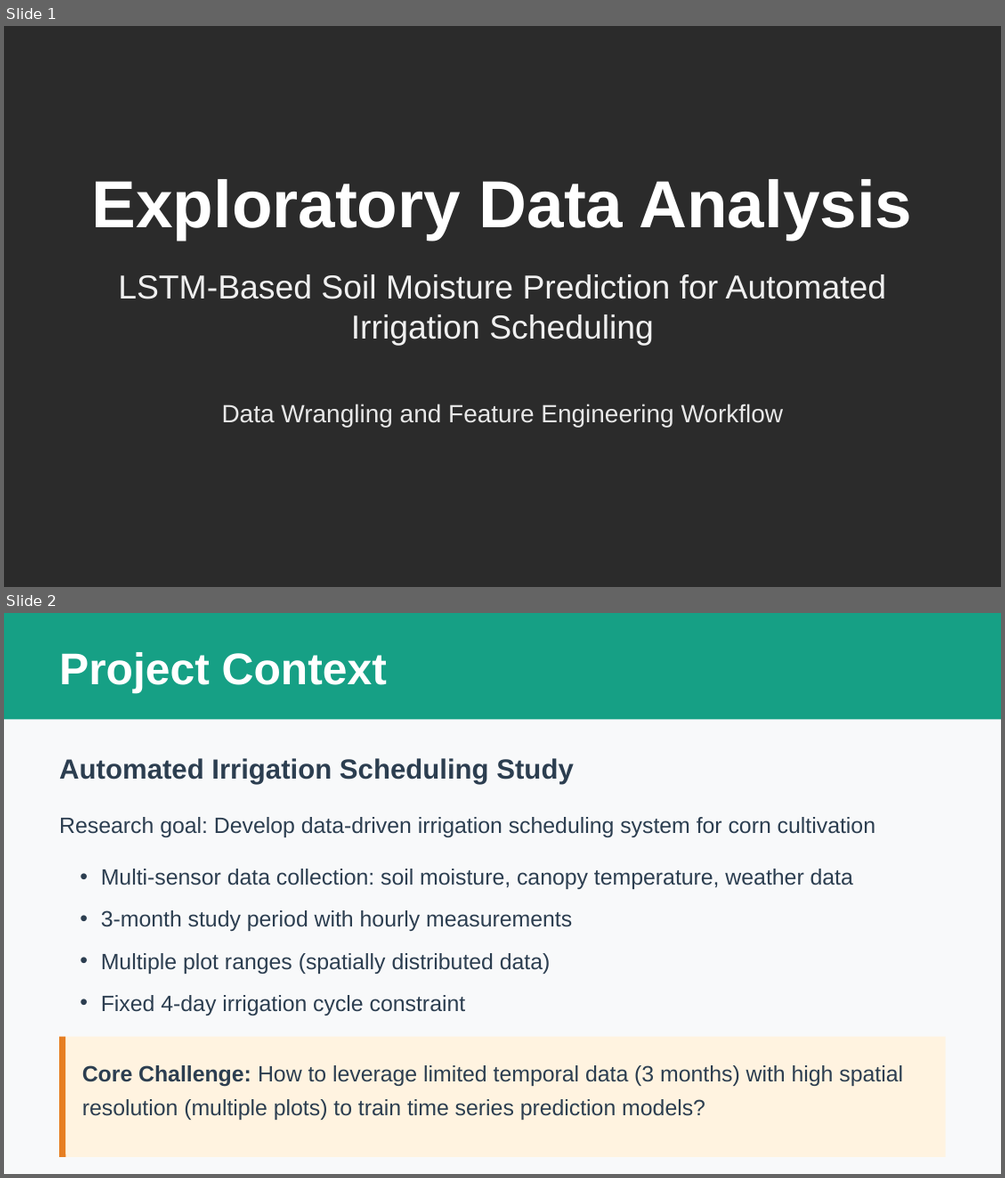
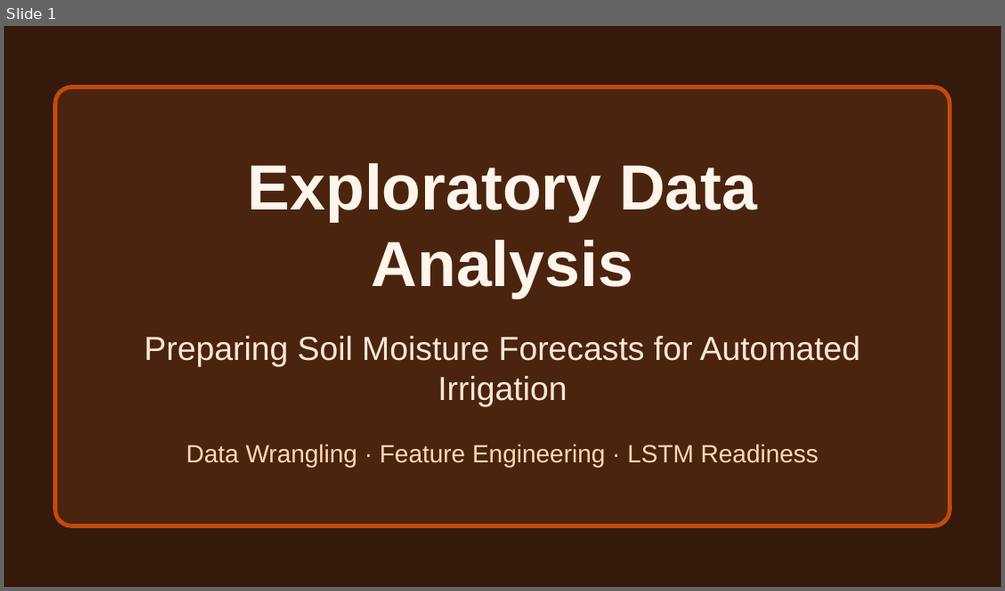
Before and after one commit to Bryan-Nsoh/slide-maker, a slide deck: workspace/presentations/eda-lstm-vwc-prediction.pptx. Shown one above the other, each under a label of ours: slides 1 and 2 before the commit, slide 1 after it. The pictures are 1005x1178 and 1005x591 pixels, drawn with LibreOffice and Linux fonts; fonts in the diff are those of the drawing; background and template pictures are left out; a plain dark background stands for a picture behind light text. Boxes give left, top, right and bottom in pixels: in the first picture for what was removed or moved away, otherwise in the second. Text is boxed around its words. In the diff, an @@ line names an element or a change of style, - is before the commit and + after.

```diff
--- a/workspace/presentations/eda-lstm-vwc-prediction.pptx
+++ b/workspace/presentations/eda-lstm-vwc-prediction.pptx
@@ slide 2 removed at (4, 613, 1001, 1174), background #F8F9FA @@
@@ rectangle removed at (4, 613, 1001, 720) @@
@@ text removed at (59, 652, 387, 694) @@
-Project Context
@@ text removed at (59, 758, 574, 784) @@
-Automated Irrigation Scheduling Study
@@ text removed at (59, 817, 875, 837) @@
-Research goal: Develop data-driven irrigation scheduling system for corn cultivation
@@ text removed at (101, 868, 853, 1015) @@
-• Multi-sensor data collection: soil moisture, canopy temperature, weather data
-• 3-month study period with hourly measurements
-• Multiple plot ranges (spatially distributed data)
-• Fixed 4-day irrigation cycle constraint
@@ rectangle removed at (60, 1037, 946, 1158) @@
@@ line removed from (63, 1037) to (63, 1158) @@
@@ text removed at (82, 1065, 903, 1119) @@
-Core Challenge: How to leverage limited temporal data (3 months) with high spatial resolution (multiple plots) to train time series prediction models?
@@ slide 1 changed as well @@
@@ background picture (left out) to #35190B @@
@@ rounded rectangle added at (55, 87, 949, 525), fill #4B2410, outline #C24B0A 3 pt @@
@@ text "Exploratory Data Analysis": place and size @@
-text "Exploratory Data Analysis" at (92, 179, 912, 240)
+text "Exploratory Data Analysis" at (248, 163, 757, 298)
@@ text "Exploratory Data Analysis" at (248, 163, 757, 298): size 48 to 46 pt, text colour #FFFFFF to #FFF5EB; more space between paragraphs @@
@@ text at (144, 336, 860, 407): text changed; text colour #F0F0F0 to #FCE7D6 @@
-LSTM-Based Soil Moisture Prediction for Automated Irrigation Scheduling
+Preparing Soil Moisture Forecasts for Automated Irrigation
@@ text at (186, 443, 818, 467): text changed; text colour #E8E8E8 to #FFD8B2 @@
-Data Wrangling and Feature Engineering Workflow
+Data Wrangling · Feature Engineering · LSTM Readiness
```
Also in this commit, not shown: 22 slides added, 14 other slides removed, 20 other files.
